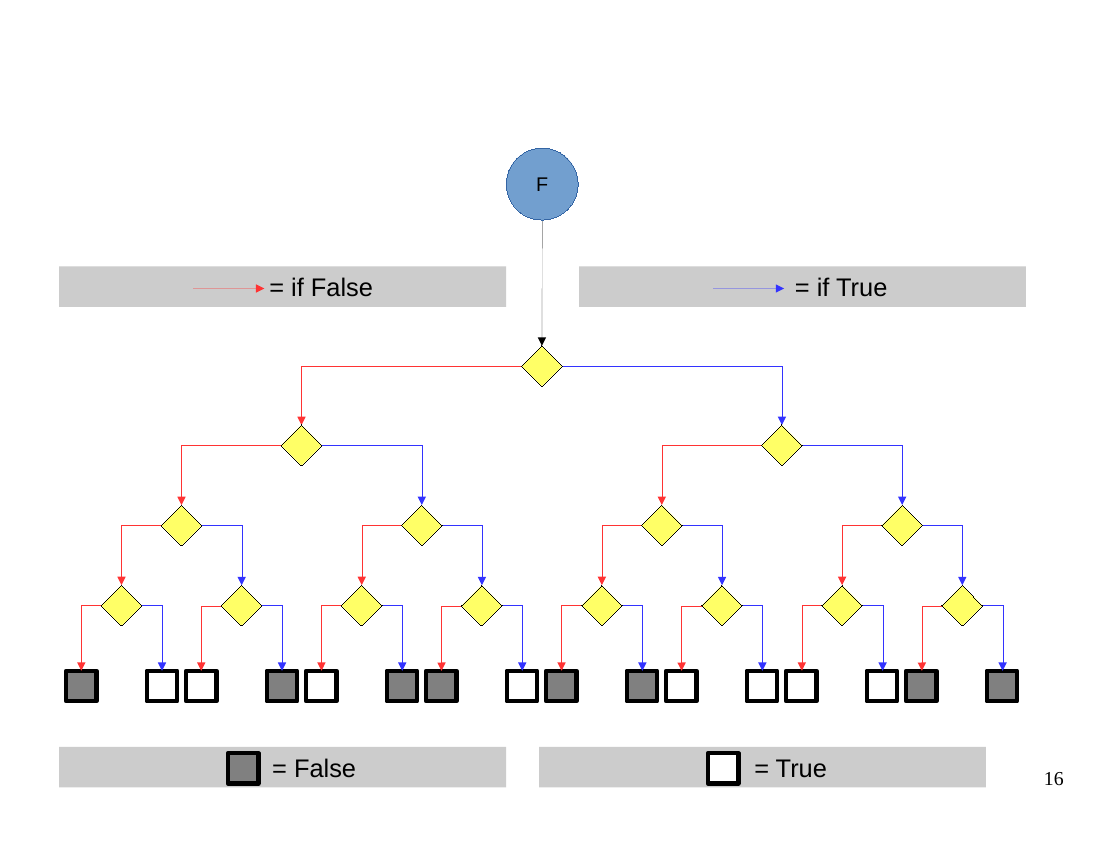
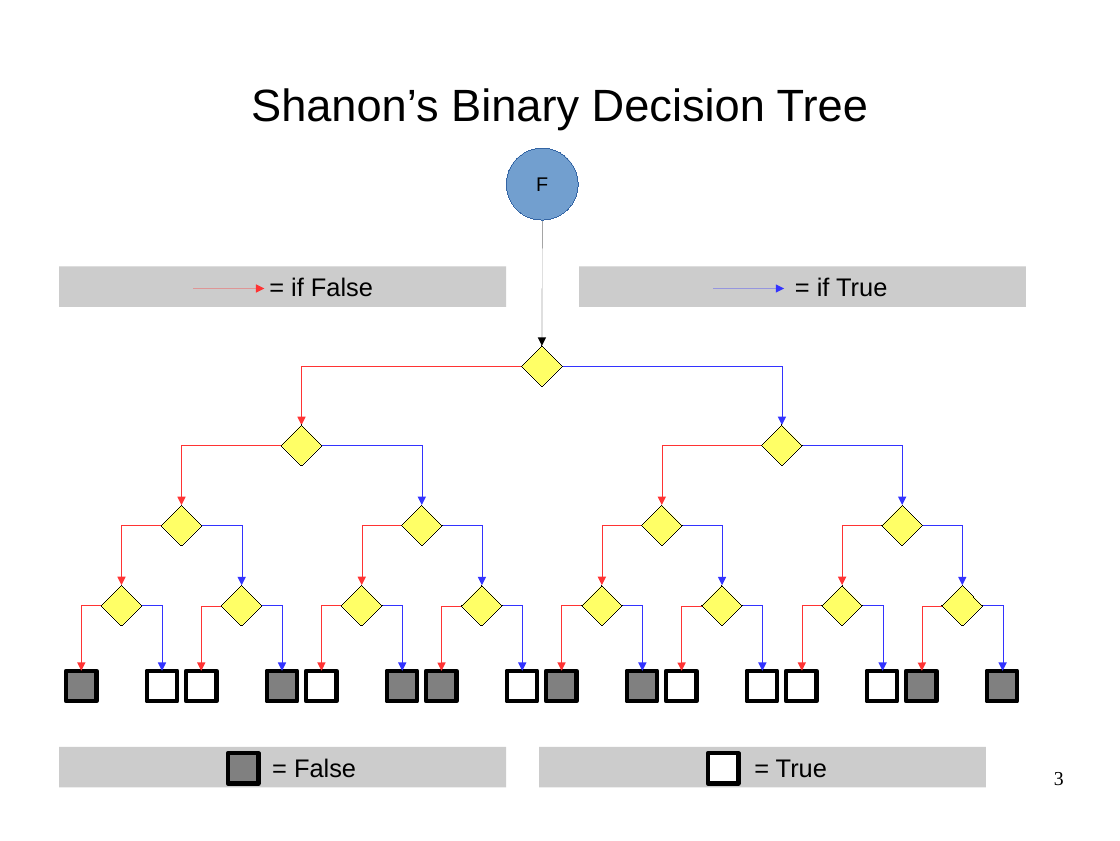
Before and after one commit to FenouilletLucas/DAGaml, a slide deck: slide 3 of doc/2017-06-19-odp/final.odp (slide 16 before the commit). Drawn at 1120x841 pixels with LibreOffice and Linux fonts; fonts in the diff are those of the drawing. Boxes give left, top, right and bottom in pixels: in the first picture for what was removed or moved away, otherwise in the second. Text is boxed around its words. In the diff, an @@ line names an element or a change of style, - is before the commit and + after.

```diff
--- a/doc/2017-06-19-odp/final.odp
+++ b/doc/2017-06-19-odp/final.odp
@@ title added at box(251, 88, 868, 130), 32 pt, text #000000 @@
+Shanon’s Binary Decision Tree
@@ page number at box(1054, 772, 1064, 786): text changed @@
-16
+3
```
Also in this commit, not shown: 12 other slides changed, 44 slides added, 21 slides removed.
